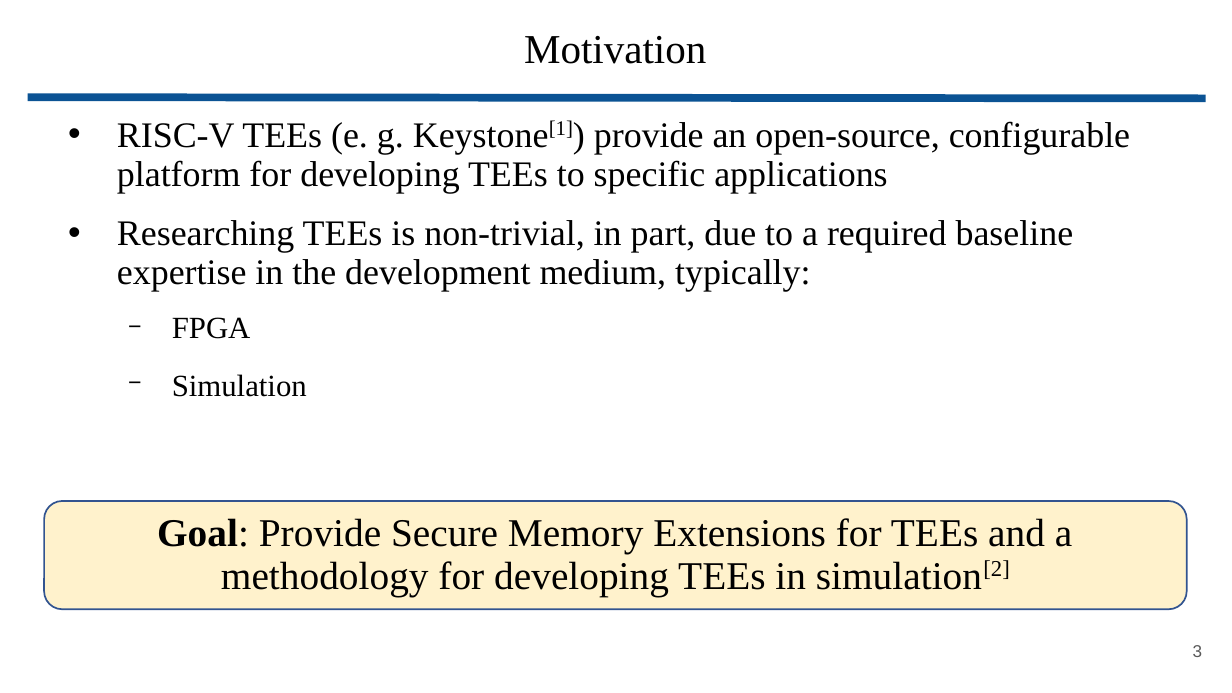
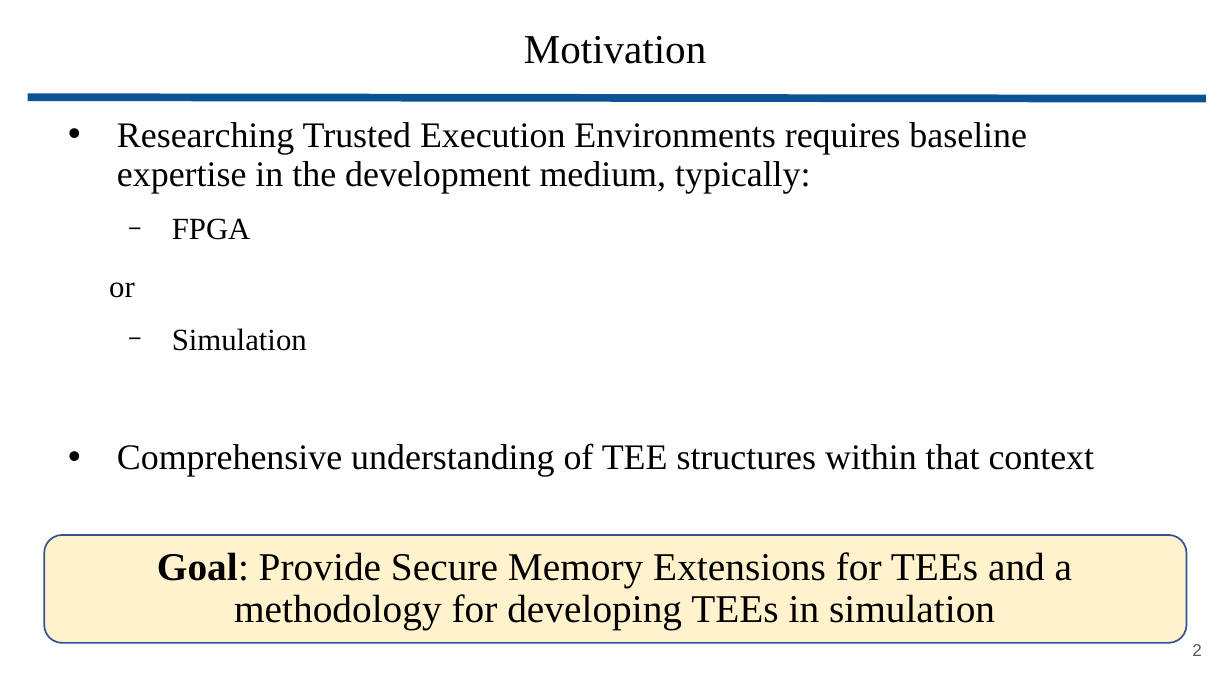
Before and after one commit to wbuz24/grad-research, a slide deck: slide 2 of presentations/YARCH25_lightning.pptx (slide 3 before the commit). Drawn at 1232x693 pixels with LibreOffice and Linux fonts; fonts in the diff are those of the drawing. Boxes give left, top, right and bottom in pixels: in the first picture for what was removed or moved away, otherwise in the second. Text is boxed around its words. In the diff, an @@ line names an element or a change of style, - is before the commit and + after.

```diff
--- a/presentations/YARCH25_lightning.pptx
+++ b/presentations/YARCH25_lightning.pptx
@@ text at bbox=[117, 122, 1027, 193]: text changed @@
-• RISC-V TEEs (e. g. Keystone[1]) provide an open-source, configurable platform for developing TEEs to specific applications
-• Researching TEEs is non-trivial, in part, due to a required baseline expertise in the development medium, typically:
+• Researching Trusted Execution Environments requires baseline expertise in the development medium, typically:
@@ text at bbox=[109, 282, 135, 298]: paragraph added @@
+or
@@ text at bbox=[117, 443, 1095, 477]: paragraph added @@
+• Comprehensive understanding of TEE structures within that context
@@ rounded rectangle: place and size @@
-rounded rectangle at bbox=[44, 501, 1186, 610]
+rounded rectangle at bbox=[44, 535, 1186, 643]
@@ text at bbox=[157, 552, 1072, 631]: text changed @@
-Goal: Provide Secure Memory Extensions for TEEs and a methodology for developing TEEs in simulation[2]
+Goal: Provide Secure Memory Extensions for TEEs and a methodology for developing TEEs in simulation
@@ page number at bbox=[1192, 644, 1202, 656]: text changed @@
-3
+2
```
Also in this commit, not shown: 4 other slides changed, 1 slide removed.
